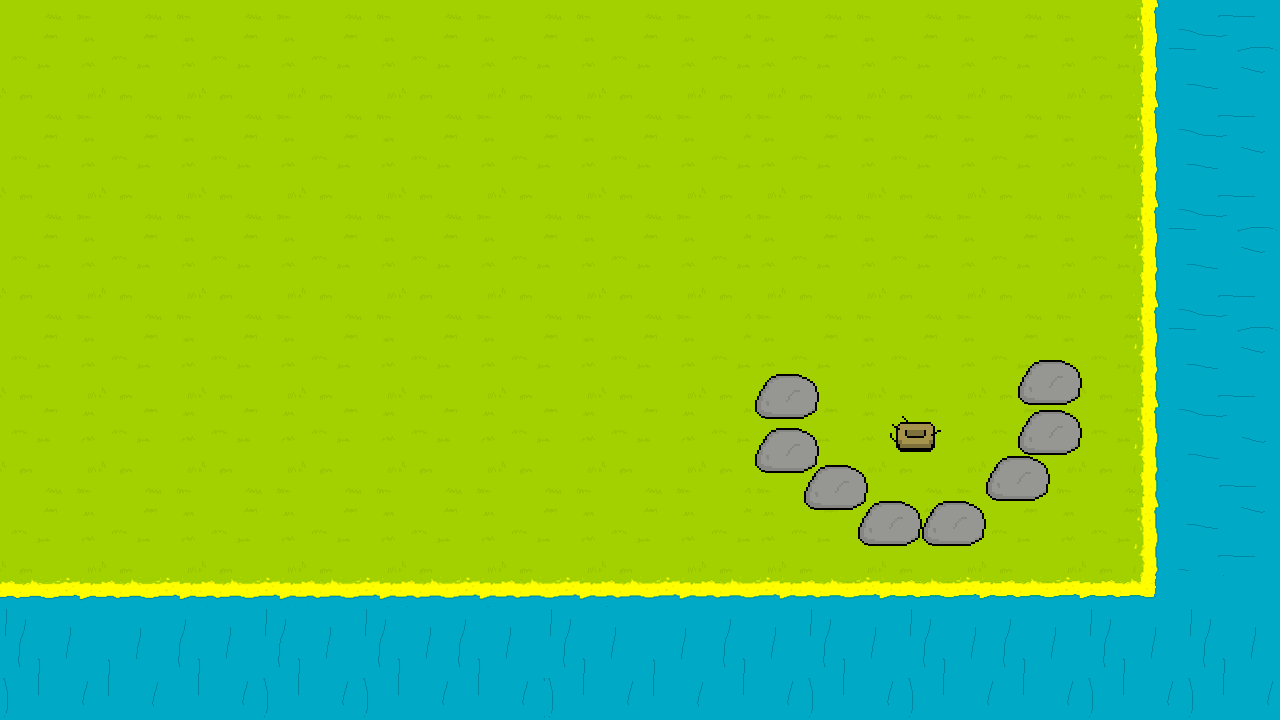
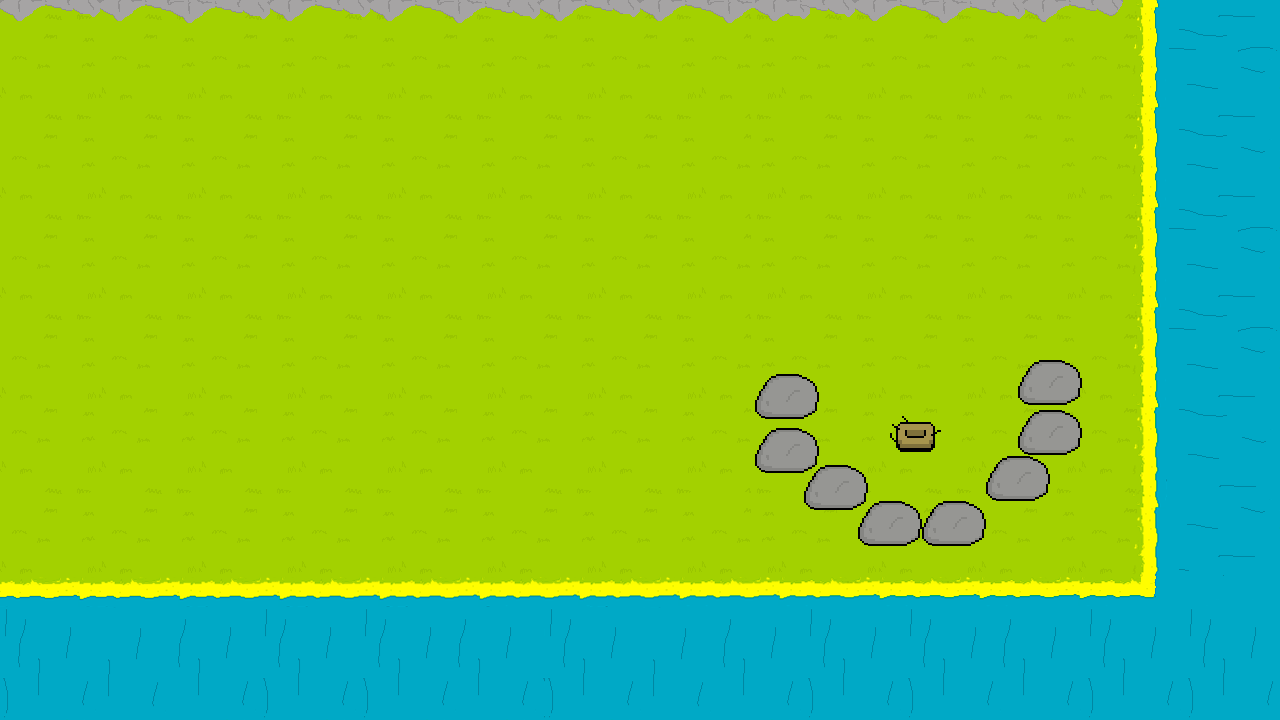
Comparing the layer stacks of the two (1280, 720) images. Changes:
added layer "Camada 9" above "Camada 8" over (x1=1024, y1=0, x2=1123, y2=22)
added layer "Camada 8" above "Camada 7" over (x1=755, y1=0, x2=1025, y2=23)
added layer "Camada 7" above "Camada 6" over (x1=540, y1=0, x2=810, y2=23)
added layer "Camada 6" above "Camada 5" over (x1=270, y1=0, x2=540, y2=23)
added layer "Camada 5" above "Camada 1" over (x1=0, y1=0, x2=270, y2=23)
